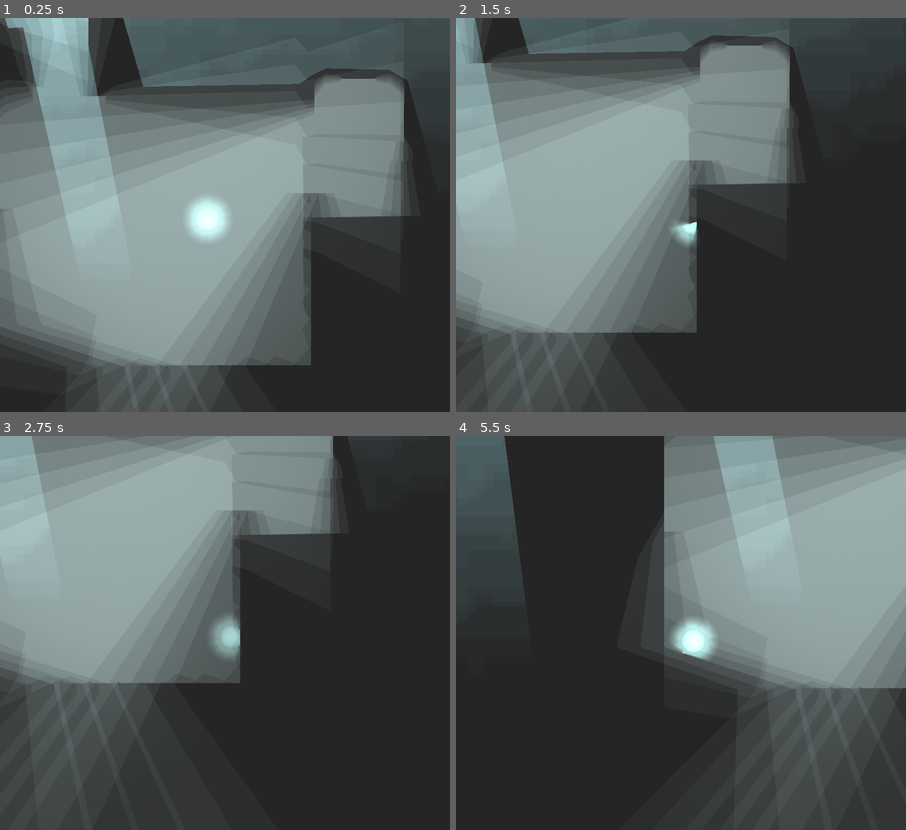
Above: before the commit, frames 1-4 (two rows, left to right).
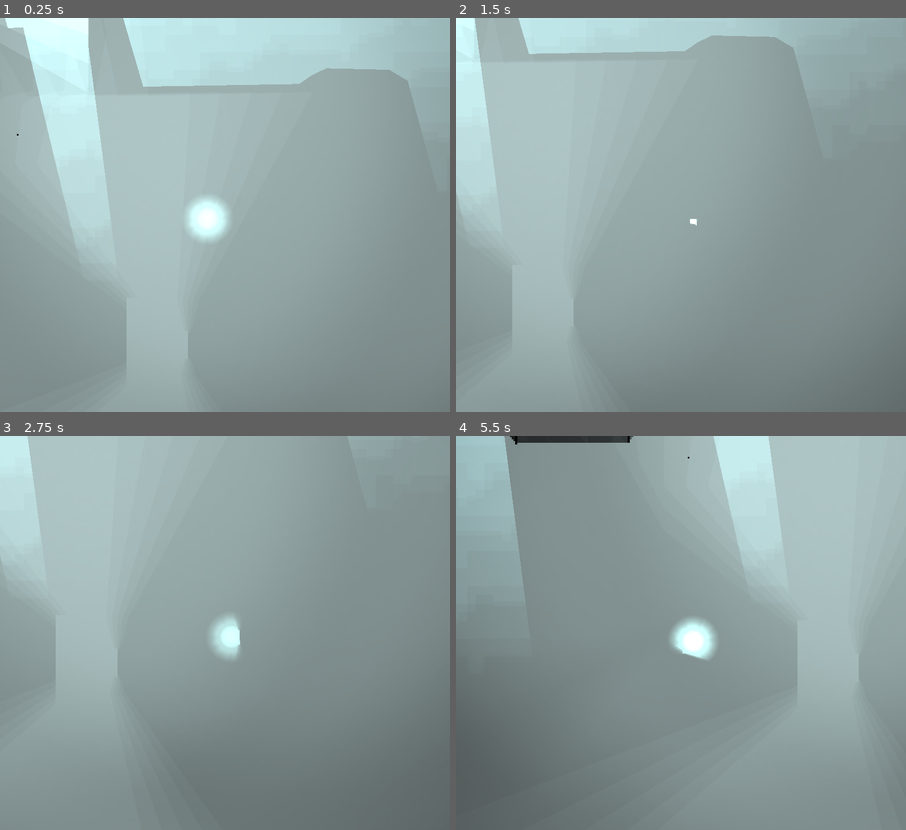
Above: after the commit, the same moments.

Repository: cube-drone/groovelet-3
Game: Godot game, scene res://main.tscn
Two runs of this game, one before a commit and one after it. Both use one fixed random seed, a clock stepped at 60 frames per second and the inputs below. A sky picture missing from this copy of the repository is replaced by a grey-blue gradient.
Inputs:
- Up to frame 1 (0.25 s): no input
- Up to frame 2 (1.5 s): hold D (right) 0.53-1.28 s; hold Shift (run) 0.53-1.28 s; hold S (down) from 1.28 s (still down); tap Shift (run) at 1.35 s
- Up to frame 3 (2.75 s): release S (down) at 2.03 s; hold D (right) from 2.03 s (still down); hold Shift (run) from 2.03 s (still down)
- Up to frame 4 (5.5 s): release D (right) at 2.78 s; release Shift (run) at 2.78 s; hold W (up) 2.78-3.53 s; tap Shift (run) at 2.85, 4.35 s; hold Shift (run) 3.53-4.28 s; hold A (left) 3.53-5.03 s; hold S (down) from 5.03 s (still down); hold Shift (run) from 5.03 s (still down)

The runs differ from the first frame. In frame 1, 74% of the frame differs, in the area x 0-100%, y 0-100%; in frame 2, 77%; in frame 3, 78%; in frame 4, 81%.

Commit message:
improved light management with transparent popovers

Diff:
--- a/game/sprites/oths_room/oths-room.tscn
+++ b/game/sprites/oths_room/oths-room.tscn
@@ -1,10 +1,11 @@
-[gd_scene load_steps=12 format=3 uid="uid://jiqcl3ywkvik"]
+[gd_scene load_steps=18 format=3 uid="uid://jiqcl3ywkvik"]
 
 [ext_resource type="Texture2D" uid="uid://bpvf1ks46uaqw" path="res://sprites/oths_room/othroom-base.png" id="1_a2hwa"]
 [ext_resource type="Texture2D" uid="uid://htnm0x1g16xe" path="res://sprites/oths_room/othroom-base-normals.png" id="2_euptc"]
 [ext_resource type="Texture2D" uid="uid://g5m0xxt74ess" path="res://light/light.png" id="3_bj3rf"]
 [ext_resource type="PackedScene" uid="uid://dao1mcxcu56h7" path="res://sprites/oths_room/wall-hockeystick.tscn" id="4_2pv20"]
 [ext_resource type="PackedScene" uid="uid://cb15i5y64j0ol" path="res://tools/TransparentParentArea.tscn" id="5_urkcm"]
+[ext_resource type="PackedScene" uid="uid://bvm3jpirvgu8h" path="res://sprites/oths_room/wall-smile.tscn" id="6_pywvl"]
 
 [sub_resource type="CanvasTexture" id="CanvasTexture_5w3rt"]
 diffuse_texture = ExtResource("1_a2hwa")
@@ -23,7 +24,22 @@
 polygon = PackedVector2Array(34, -8.5, 35, -6.5, 109, 17.5, 109, 22.5, 30, -2.5, 30, -11.5)
 
 [sub_resource type="OccluderPolygon2D" id="OccluderPolygon2D_bxlin"]
-polygon = PackedVector2Array(219, -81.5, 210, -81.5, 211, -45.5, 215, -46.5, 215, 5.5, 205, 16.5, 147, 16.5, 145, 15.5, 146, 21.5, 206, 22.5, 215, 11.5, 215, 34.5, 215, 74.5, 293, 99.5, 294, 94.5, 216, …(114 unchanged characters)…
+polygon = PackedVector2Array(219, -81.5, 210, -81.5, 211, -45.5, 214, -45, 215, 7, 215, 35, 215, 74.5, 293, 99.5, 294, 94.5, 216, …(114 unchanged characters)…
+
+[sub_resource type="OccluderPolygon2D" id="OccluderPolygon2D_wxtal"]
+polygon = PackedVector2Array(-7, 27, -6, 26, -6, -17, -7, -16)
+
+[sub_resource type="OccluderPolygon2D" id="OccluderPolygon2D_p3vkx"]
+polygon = PackedVector2Array(-125, 3, -78.6125, 18.5856, -46, 30, -46, 25, -125, -2)
+
+[sub_resource type="OccluderPolygon2D" id="OccluderPolygon2D_4y5pu"]
+polygon = PackedVector2Array(30, -17, 88, -17, 95, -24, 95, -43, 99, -43, 99, -21, 89, -12, 30, -12)
+
+[sub_resource type="OccluderPolygon2D" id="OccluderPolygon2D_7a7n6"]
+polygon = PackedVector2Array(-82, -41, -82, -1, -7, 22, -7, 27, -87, 3, -87, -41)
+
+[sub_resource type="OccluderPolygon2D" id="OccluderPolygon2D_43ony"]
+polygon = PackedVector2Array(30, 21, 89, 21, 100, 10, 100, 17, 90, 27, 30, 27)
 
 [node name="oths-room" type="Node2D"]
 
@@ -35,7 +51,7 @@
 position = Vector2(-154, 46)
 
 [node name="Lamp2" type="PointLight2D" parent="OthLevelBase/Lighting"]
-position = Vector2(-53, -207.5)
+position = Vector2(-49, -217)
 color = Color(0.843137, 0.984314, 0.984314, 1)
 energy = 0.3
 shadow_enabled = true
@@ -43,31 +59,7 @@
 shadow_filter = 1
 shadow_filter_smooth = 30.0
 texture = ExtResource("3_bj3rf")
-height = 100.0
-metadata/_edit_lock_ = true
-
-[node name="Lamp" type="PointLight2D" parent="OthLevelBase/Lighting"]
-position = Vector2(80, -118.5)
-color = Color(0.843137, 0.984314, 0.984314, 1)
-energy = 0.3
-shadow_enabled = true
-shadow_color = Color(0, 0, 0, 1)
-shadow_filter = 1
-shadow_filter_smooth = 30.0
-texture = ExtResource("3_bj3rf")
-height = 100.0
-metadata/_edit_lock_ = true
-
-[node name="Lamp3" type="PointLight2D" parent="OthLevelBase/Lighting"]
-position = Vector2(242, -136.5)
-color = Color(0.843137, 0.984314, 0.984314, 1)
-energy = 0.3
-shadow_enabled = true
-shadow_color = Color(0, 0, 0, 1)
-shadow_filter = 1
-shadow_filter_smooth = 20.0
-texture = ExtResource("3_bj3rf")
-height = 100.0
+height = 9.0
 metadata/_edit_lock_ = true
 
 [node name="Sun" type="PointLight2D" parent="OthLevelBase/Lighting"]
@@ -85,6 +77,10 @@
 position = Vector2(0, -132.5)
 occluder = SubResource("OccluderPolygon2D_r53f8")
 
+[node name="LightOccluder2D6" type="LightOccluder2D" parent="OthLevelBase/Lighting"]
+position = Vector2(0, -132.5)
+occluder = SubResource("OccluderPolygon2D_r53f8")
+
 [node name="LightOccluder2D2" type="LightOccluder2D" parent="OthLevelBase/Lighting"]
 occluder = SubResource("OccluderPolygon2D_d4btv")
 
@@ -97,7 +93,54 @@
 [node name="LightOccluder2D5" type="LightOccluder2D" parent="OthLevelBase/Lighting"]
 occluder = SubResource("OccluderPolygon2D_bxlin")
 
+[node name="LightOccluder2D7" type="LightOccluder2D" parent="OthLevelBase/Lighting"]
+position = Vector2(116, -5)
+occluder = SubResource("OccluderPolygon2D_wxtal")
+
+[node name="LightOccluder2D8" type="LightOccluder2D" parent="OthLevelBase/Lighting"]
+position = Vector2(152, -5)
+occluder = SubResource("OccluderPolygon2D_wxtal")
+
+[node name="Living Room" type="Node2D" parent="OthLevelBase/Lighting"]
+
+[node name="Low Light" type="PointLight2D" parent="OthLevelBase/Lighting/Living Room"]
+position = Vector2(80, -118.5)
+color = Color(0.843137, 0.984314, 0.984314, 1)
+energy = 0.3
+shadow_color = Color(0, 0, 0, 1)
+shadow_filter = 1
+shadow_filter_smooth = 30.0
+texture = ExtResource("3_bj3rf")
+height = 100.0
+metadata/_edit_lock_ = true
+
+[node name="Low Light2" type="PointLight2D" parent="OthLevelBase/Lighting/Living Room"]
+position = Vector2(137, 5)
+color = Color(0.843137, 0.984314, 0.984314, 1)
+energy = 0.1
+shadow_enabled = true
+shadow_color = Color(0, 0, 0, 1)
+shadow_filter = 1
+shadow_filter_smooth = 30.0
+texture = ExtResource("3_bj3rf")
+height = 100.0
+metadata/_edit_lock_ = true
+
+[node name="Bathroom" type="Node2D" parent="OthLevelBase/Lighting"]
+
+[node name="Low Light" type="PointLight2D" parent="OthLevelBase/Lighting/Bathroom"]
+position = Vector2(242, -136.5)
+color = Color(0.843137, 0.984314, 0.984314, 1)
+energy = 0.3
+shadow_color = Color(0, 0, 0, 1)
+shadow_filter = 1
+shadow_filter_smooth = 20.0
+texture = ExtResource("3_bj3rf")
+height = 100.0
+metadata/_edit_lock_ = true
+
 [node name="Collision" type="Node2D" parent="."]
+visible = false
 
 [node name="bottomleft-collision" type="StaticBody2D" parent="Collision"]
 
@@ -120,11 +163,48 @@
 polygon = PackedVector2Array(-9, 62, -6, 80, 64, 80, 66, 53, 67, -14, 122, -14, 122, -59, 112, -58, 112, -22, 65, -22, 65, -37, 57, -37, 57, -1, 58, 15, 57, 52, 51, 62)
 
 [node name="hockeystick-wall" parent="." instance=ExtResource("4_2pv20")]
-position = Vector2(-39, 41)
+position = Vector2(-38, 41)
 
 [node name="TransparentParentArea" parent="hockeystick-wall" instance=ExtResource("5_urkcm")]
 
 [node name="Area2D" type="Area2D" parent="hockeystick-wall/TransparentParentArea"]
+visible = false
 
 [node name="CollisionPolygon2D" type="CollisionPolygon2D" parent="hockeystick-wall/TransparentParentArea/Area2D"]
 polygon = PackedVector2Array(-81, -42, -7, -18, 88, -18, 94, -24, 98, -25, 99, 13, 89, 23, 29, 23, -6, 23, -85, -2, -85, -38, -86, -41)
+
+[node name="VisibleGroup" type="Node2D" parent="hockeystick-wall/TransparentParentArea"]
+
+[node name="LightOccluder2D" type="LightOccluder2D" parent="hockeystick-wall/TransparentParentArea/VisibleGroup"]
+position = Vector2(39, -41)
+occluder = SubResource("OccluderPolygon2D_p3vkx")
+
+[node name="LightOccluder2D4" type="LightOccluder2D" parent="hockeystick-wall/TransparentParentArea/VisibleGroup"]
+occluder = SubResource("OccluderPolygon2D_4y5pu")
+
+[node name="TransparentGroup" type="Node2D" parent="hockeystick-wall/TransparentParentArea"]
+
+[node name="LightOccluder2D" type="LightOccluder2D" parent="hockeystick-wall/TransparentParentArea/TransparentGroup"]
+occluder = SubResource("OccluderPolygon2D_7a7n6")
+
+[node name="LightOccluder2D2" type="LightOccluder2D" parent="hockeystick-wall/TransparentParentArea/TransparentGroup"]
+occluder = SubResource("OccluderPolygon2D_43ony")
+
+[node name="wall-smile" parent="." instance=ExtResource("6_pywvl")]
+z_index = 10
+position = Vector2(-172, -106)
+
+[node name="TransparentParentArea" parent="wall-smile" instance=ExtResource("5_urkcm")]
+visible = false
+position = Vector2(172, 106)
+
+[node name="Area2D" type="Area2D" parent="wall-smile/TransparentParentArea"]
+
+[node name="CollisionPolygon2D" type="CollisionPolygon2D" parent="wall-smile/TransparentParentArea/Area2D"]
+polygon = PackedVector2Array(-215, -139, -204, -127, -141, -126, -127, -140, -126, -95, -139, -81, -205, -80, -219, -97, -217, -142)
+
+[node name="VisibleGroup" type="Node2D" parent="wall-smile/TransparentParentArea"]
+
+[node name="LightOccluder2D" type="LightOccluder2D" parent="wall-smile/TransparentParentArea/VisibleGroup"]
+
+[node name="TransparentGroup" type="Node2D" parent="wall-smile/TransparentParentArea"]
--- a/game/sprites/oths_room/wall-smile.tscn
+++ b/game/sprites/oths_room/wall-smile.tscn
@@ -1,3 +1,11 @@
-[gd_scene format=3 uid="uid://bvm3jpirvgu8h"]
+[gd_scene load_steps=4 format=3 uid="uid://bvm3jpirvgu8h"]
 
-[node name="wall-smile" type="Node2D"]
+[ext_resource type="Texture2D" uid="uid://cw0m3huylqfrr" path="res://sprites/oths_room/wall-smile.png" id="1_nxyc6"]
+[ext_resource type="Texture2D" uid="uid://i582aj6wc46a" path="res://sprites/oths_room/wall-smile-normals.png" id="2_rd6cu"]
+
+[sub_resource type="CanvasTexture" id="CanvasTexture_xm1ld"]
+diffuse_texture = ExtResource("1_nxyc6")
+normal_texture = ExtResource("2_rd6cu")
+
+[node name="wall-smile" type="Sprite2D"]
+texture = SubResource("CanvasTexture_xm1ld")
--- a/game/tools/transparent_parent_area.gd
+++ b/game/tools/transparent_parent_area.gd
@@ -20,10 +20,40 @@
 	child.body_entered.connect(_on_body_entered)
 	child.body_exited.connect(_on_body_exited)
 
+	# for good measure, make sure that we're in the "non-transparent" state
+
+func transparentify_parent():
+	get_parent().modulate.a = 0.6
+
+func hide_visible_children():
+	for child in get_children():
+		if "visible" in child.name or "Visible" in child.name:
+			child.hide()
+		if "transparent" in child.name or "Transparent" in child.name:
+			child.show()
+
+func opaquify_parent():
+	get_parent().modulate.a = 1.0
+
+func show_visible_children():
+	for child in get_children():
+		if "visible" in child.name or "Visible" in child.name:
+			child.show()
+		if "transparent" in child.name or "Transparent" in child.name:
+			child.hide()
+
+func toggle_on():
+	transparentify_parent()
+	hide_visible_children()
+
+func toggle_off():
+	opaquify_parent()
+	show_visible_children()
+
 func _on_body_entered(body):
 	if body is CharacterBody2D:
-		get_parent().modulate.a = 0.6
+		toggle_on()
 
 func _on_body_exited(body):
 	if body is CharacterBody2D:
-		get_parent().modulate.a = 1.0
+		toggle_off()
